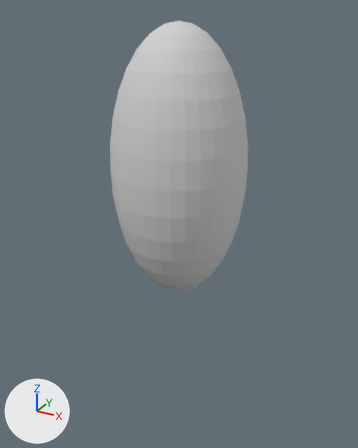
An edit to the OBJ model models/object1144.obj, drawn before and after from the same camera.
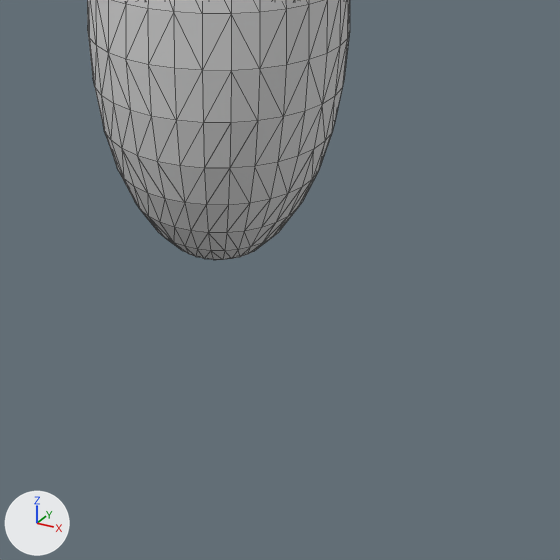
Old and new are each drawn whole from a camera (50 mm lens) standing at (1.69, -3.07, 2.74) and looking at (-0.04, 0.08, 1.17) and again close up on the part from 18% to 100% of the width and 34% to 100% of the height. Every picture has the same lights, and +X, +Y and +Z are marked at lower left. The close-ups show mesh edges as thin lines. Where no turn or scale is listed for an object, it has been applied to the vertices.
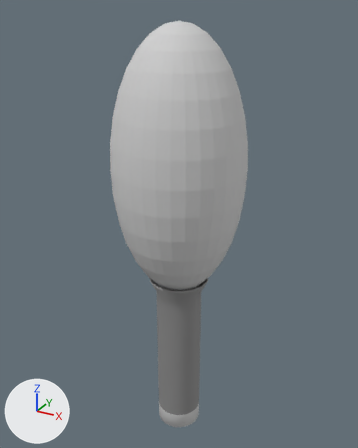
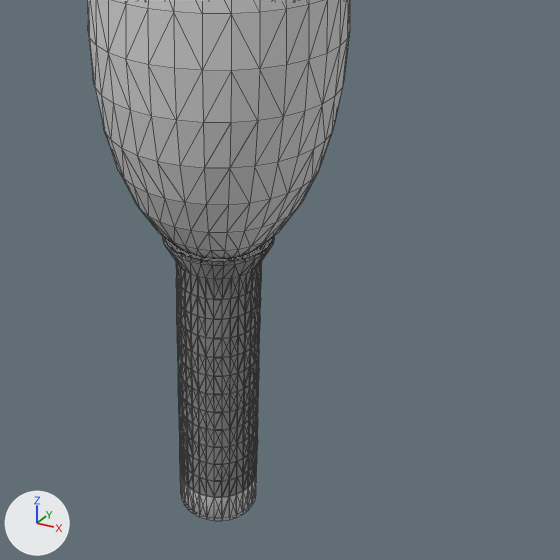
What differs and where, as boxes (x1, y1, x2, y2) in the close-ups (560 x 560 px):
'object1144', reshaped
    before: (87, 0, 350, 260)
    after: (87, 0, 350, 521)
part 1 of me_object1144, added
    after: (163, 237, 274, 521)

The change, as a diff of the scene's bpy script:
```diff
--- a/models/object1144.obj.py
+++ b/models/object1144.obj.py
@@ mat_material_003 @@
+mat_material_003 = principled_material('Material.003')
+mat_material_003.base_color = (0.262, 0.262, 0.262)  # grey #8c8c8c
+mat_material_003.roughness = 0.71
@@ mat_material @@
+mat_material = principled_material('Material')
+mat_material.base_color = (0.64, 0.64, 0.64)  # light grey #d1d1d1
+mat_material.roughness = 0.69
@@ me_object1144 @@
 # used by ob_object1144; location = (0.0, 0.0, 0.0)
-me_object1144.from_pydata(...)  # 482 vertices, 960 faces; spans x -0.5..0.5, y -0.5..0.5, z 0.66..2.66
+me_object1144.from_pydata(...)  # 1506 vertices, 3004 faces; spans x -0.5..0.5, y -0.5..0.5, z -0.73..2.66
+# me_object1144 part 1: a new loose piece of 1024 vertices spanning x -0.24..0.24, y -0.24..0.24, z -0.73..0.75
+# me_object1144 part 2: the surface is now shaded smooth
 me_object1144.materials.append(mat_material_001)
+me_object1144.materials.append(mat_material_003)  # grey #8c8c8c
+me_object1144.materials.append(mat_material)  # light grey #d1d1d1
```
